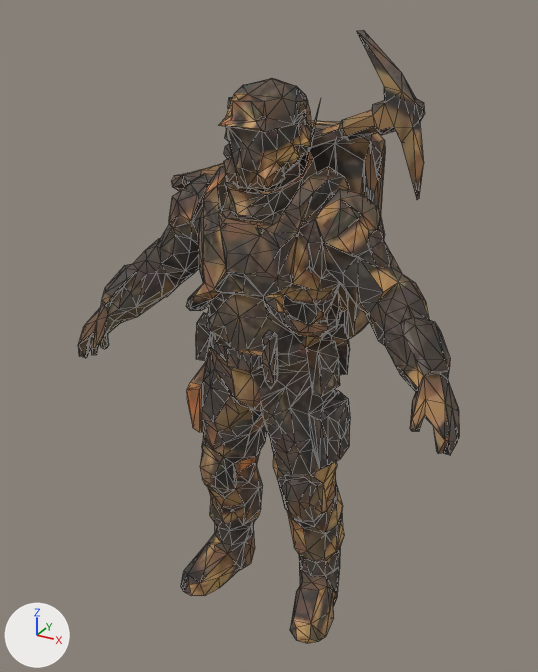
Before and after pictures for a commit that changed the glTF model packages/client/public/models/role.supplier.glb.
The view is the same before and after, from a camera (50 mm lens) standing at (0.932, -1.809, 1.748) and looking at (-0.049, -0.026, 0.856). The lights are fixed; the arrows at lower left show +X, +Y and +Z. The first picture is the older version. Mesh edges are drawn as thin lines. Vertices at exactly the same position are counted once.

The first picture shows 'output_unwrapped'.
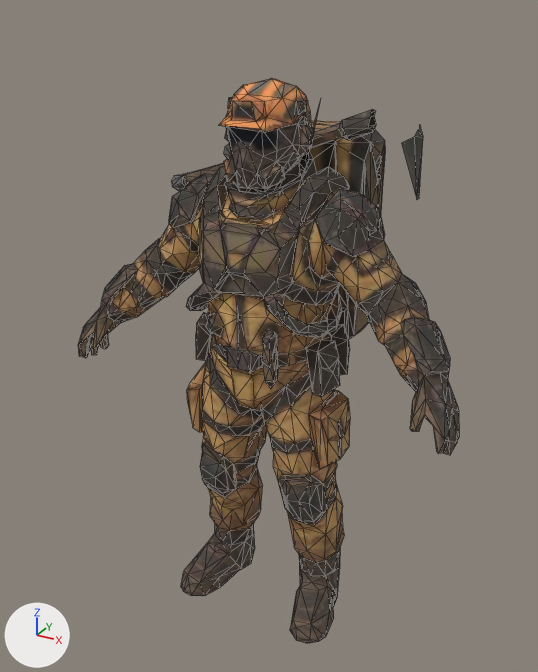
Pixel boxes [x1, y1, x2, y2] of what changed, in the pictures (538 x 672 px):
'output_unwrapped', reshaped (8% shorter): before [78, 30, 459, 643]; after [78, 78, 459, 643]
part 1 of me_output_unwrapped, cut back: before [342, 30, 424, 200]; after [342, 109, 423, 200]
part 2 of me_output_unwrapped, surface changed: [78, 78, 459, 643] in both

Diff of the bpy script that builds the scene:
```diff
--- a/packages/client/public/models/role.supplier.glb.py
+++ b/packages/client/public/models/role.supplier.glb.py
@@ me_output_unwrapped @@
 # used by ob_output_unwrapped; location = (0.0, 0.0, 0.0)
-me_output_unwrapped.from_pydata(...)  # 1655 vertices, 3323 faces; spans x -0.58..0.59, y -0.3..0.29, z 0.0..1.7
+me_output_unwrapped.from_pydata(...)  # 1634 vertices, 3266 faces; spans x -0.58..0.59, y -0.3..0.29, z 0.0..1.59
+# me_output_unwrapped part 1
+# 34 vertices are removed from x 0.16..0.35, y 0.03..0.1, z 1.39..1.7
+# 81 faces are deleted
+# 12 vertices are added at x 0.2..0.34, y 0.03..0.09, z 1.45..1.51
+# 22 new faces join them
+# me_output_unwrapped part 2: 3127 kept faces spanning x -0.58..0.59, y -0.3..0.29, z 0.0..1.59 get new texture (UV) coordinates
+# other edits to the shape of me_output_unwrapped do not show in these pictures
 me_output_unwrapped.materials.append(mat_bakedmaterial)
```
